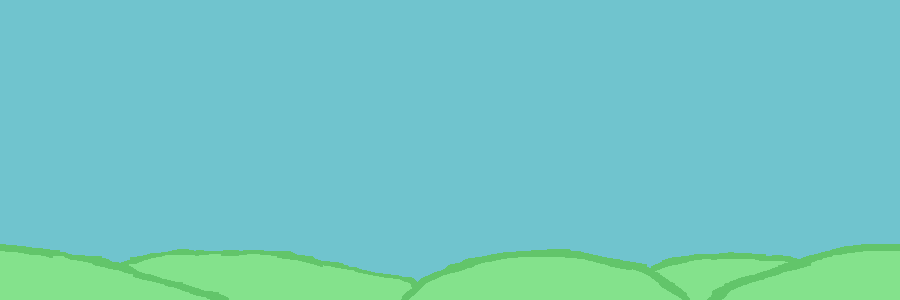
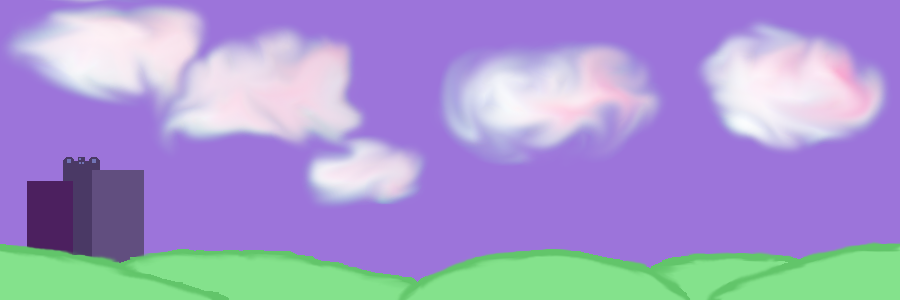
Two versions of the same layered image (900px x 300px). Layer-by-layer changes:
painted on "Woods/Hills" over <box>0,241,900,300</box>
added layer "Buildings" above "Weird Sky" over <box>27,157,144,280</box>
added layer "Weird Sky" above "Sky" over <box>0,0,900,300</box>
hid "Sky", painted on it over <box>0,0,900,300</box>
